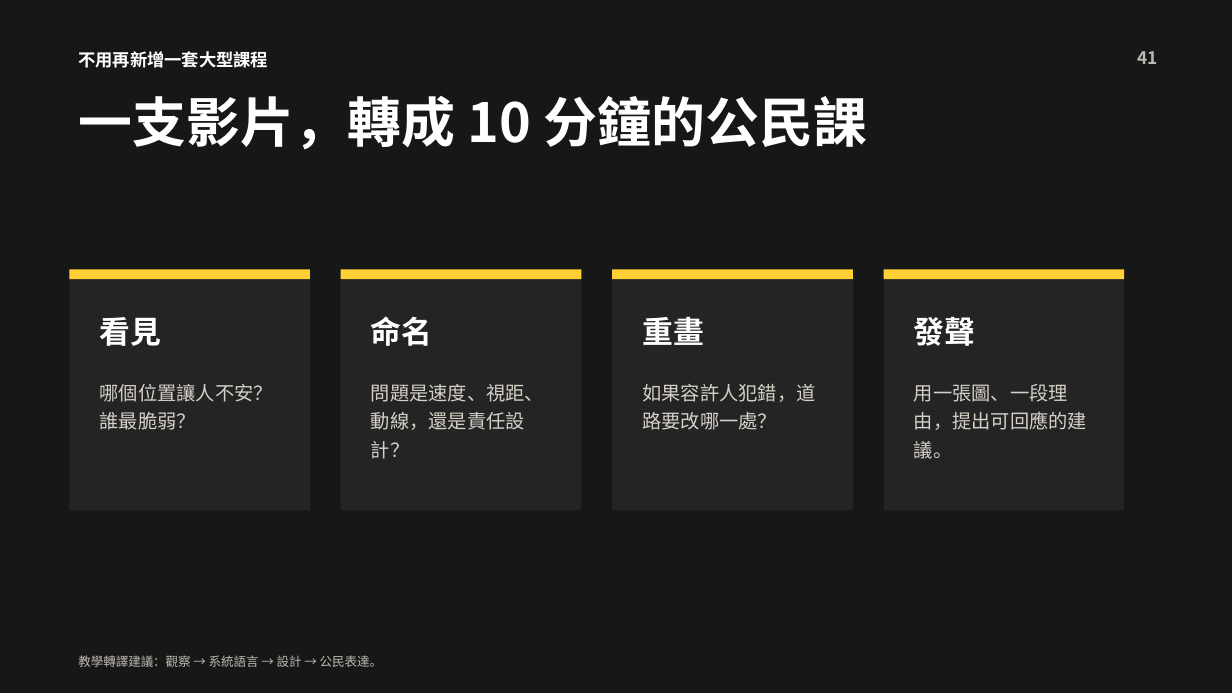
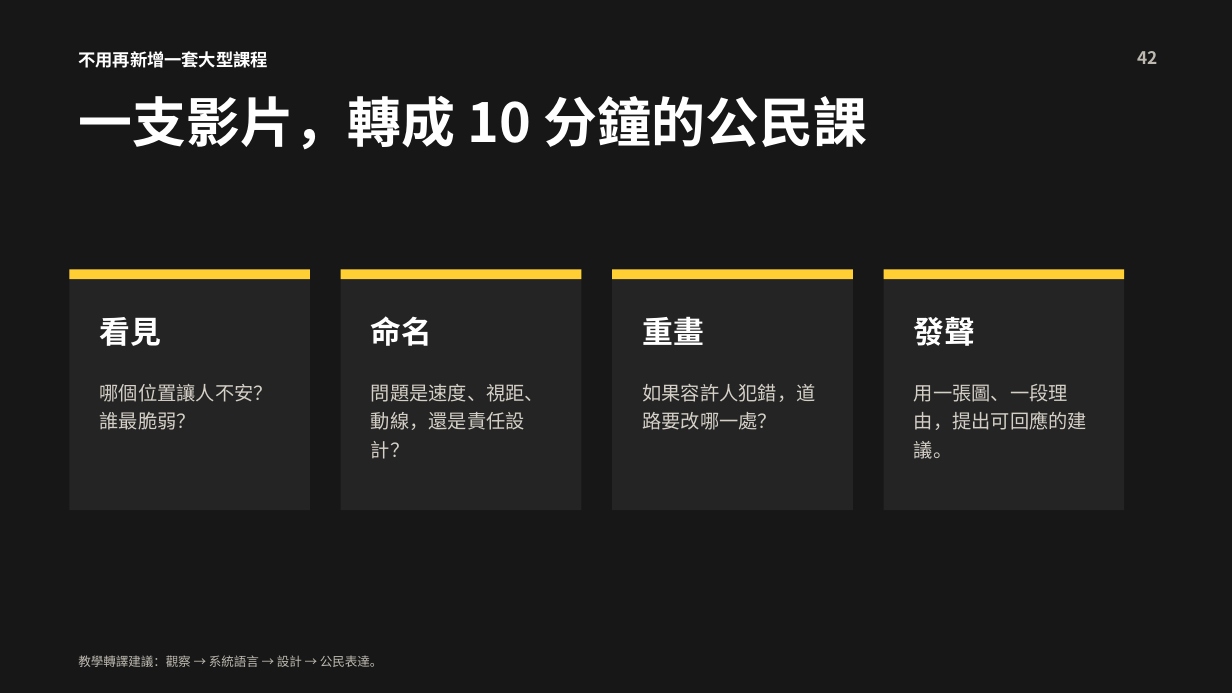
Before and after one commit to siuolhlw-oss/traffic-safety-sharing, a slide deck: slide 42 of outputs/交通安全訪視：從評鑑到人本交通.pptx (slide 41 before the commit). Drawn at 1232x693 pixels with LibreOffice and Linux fonts; fonts in the diff are those of the drawing. Boxes give left, top, right and bottom in pixels: in the first picture for what was removed or moved away, otherwise in the second. Text is boxed around its words. In the diff, an @@ line names an element or a change of style, - is before the commit and + after.

```diff
--- a/outputs/交通安全訪視：從評鑑到人本交通.pptx
+++ b/outputs/交通安全訪視：從評鑑到人本交通.pptx
@@ text at (x1=1137, y1=51, x2=1157, y2=64): text changed @@
-41
+42
```
Also in this commit, not shown: 11 other slides changed, 1 slide added, 5 other files.
